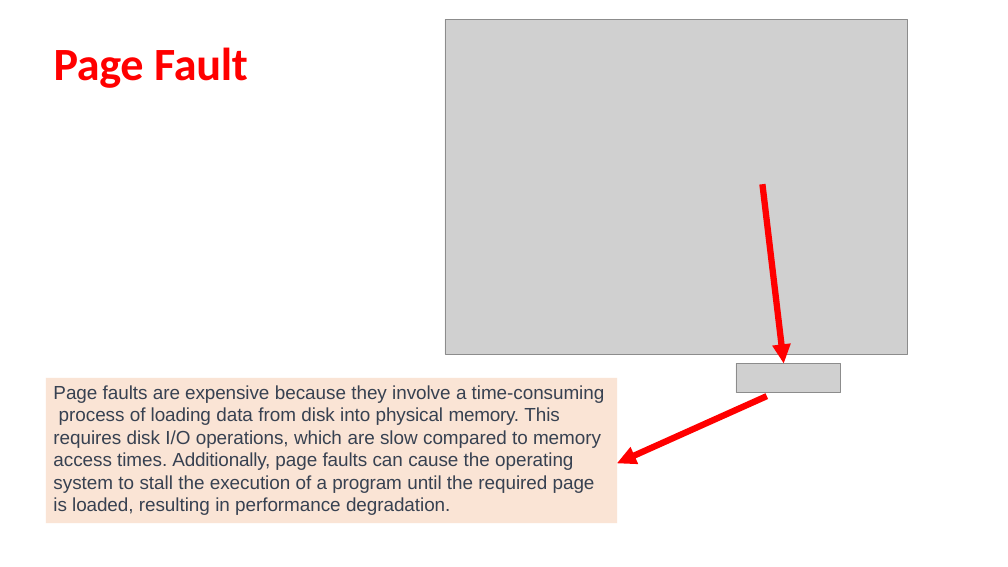
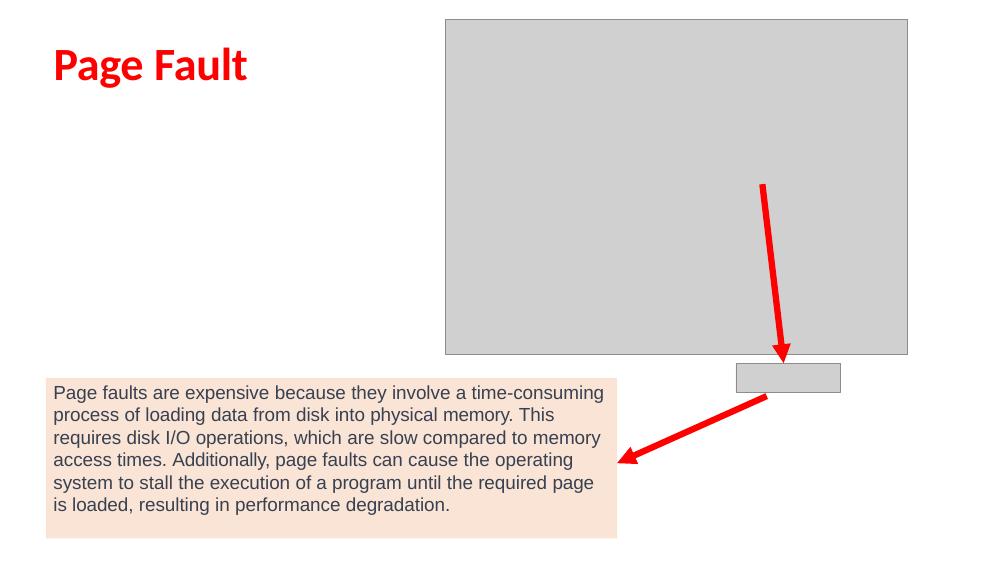
Before and after one commit to mufeezhanif/FAST_KHI_SEMESTER_4, a slide deck: slide 9 of OS/Slides/Week # 15 - Chapter # 10.pptx. Drawn at 1008x567 pixels with LibreOffice and Linux fonts; fonts in the diff are those of the drawing; grey boxes stand for pictures. Boxes give left, top, right and bottom in pixels: in the first picture for what was removed or moved away, otherwise in the second. Text is boxed around its words. In the diff, an @@ line names an element or a change of style, - is before the commit and + after.

```diff
--- a/OS/Slides/Week # 15 - Chapter # 10.pptx
+++ b/OS/Slides/Week # 15 - Chapter # 10.pptx
@@ rectangle "Page faults are expensive because ...": place and size @@
-rectangle "Page faults are expensive because ..." at bbox=[46, 378, 618, 523]
+rectangle "Page faults are expensive because ..." at bbox=[46, 378, 618, 538]
@@ rectangle "Page faults are expensive because ..." at bbox=[46, 378, 618, 538]: letter spacing -0.2 to -0.3 pt in "memory."; line spacing 1 to 0.99 @@
```
Also in this commit, not shown: 17 other slides changed, 28 other files.
